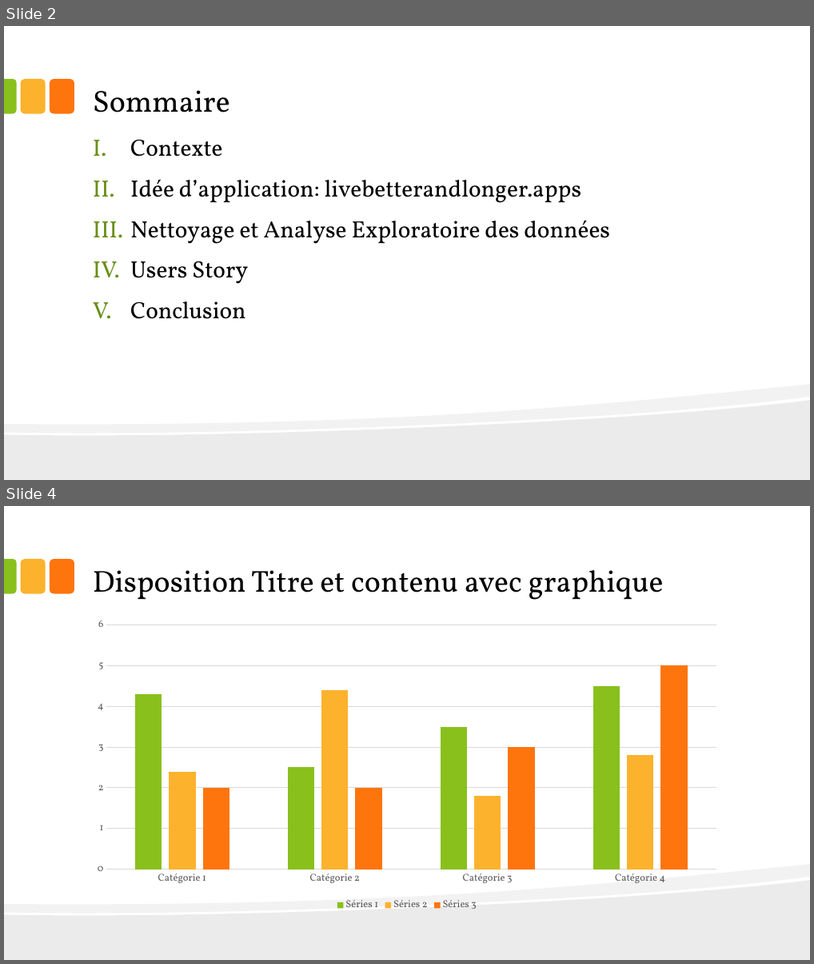
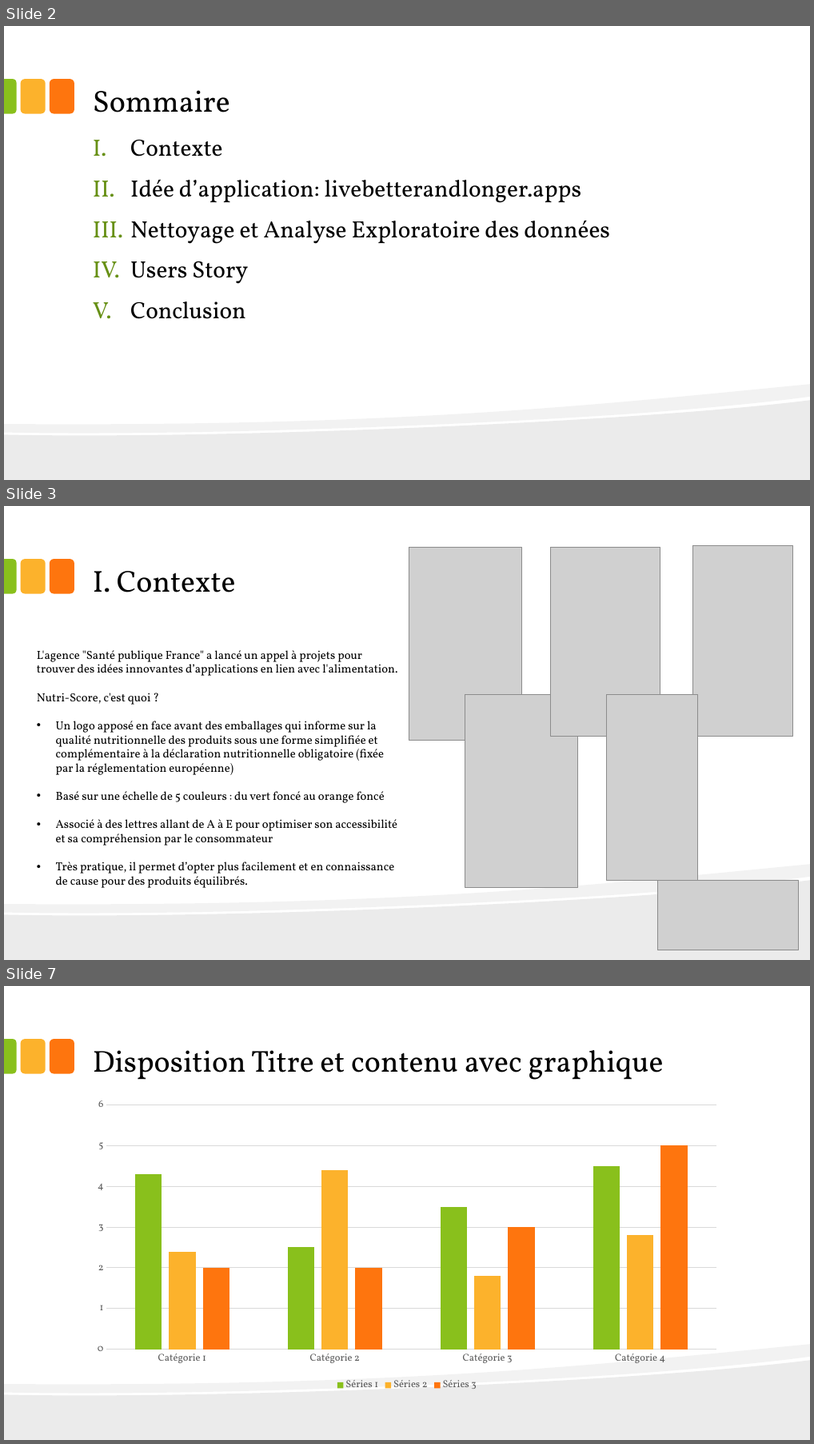
Before and after one commit to kevin-EK/Concevez-une-application-au-service-de-la-sant-publique, a slide deck: P3 Concevez une application au service de la santé publique.pptx. Shown one above the other, each under a label of ours: slides 2 and 4 before the commit, slides 2, 3 and 7 after it; the slides between them are not shown. The pictures are 814x964 and 814x1444 pixels, drawn with LibreOffice and Linux fonts; fonts in the diff are those of the drawing; grey boxes stand for pictures. Boxes give left, top, right and bottom in pixels: in the first picture for what was removed or moved away, otherwise in the second. Text is boxed around its words. In the diff, an @@ line names an element or a change of style, - is before the commit and + after.

```diff
--- a/P3 Concevez une application au service de la santé publique.pptx
+++ b/P3 Concevez une application au service de la santé publique.pptx
@@ slide 3 added at (x1=4, y1=506, x2=810, y2=960), background #FFFFFF; not listed: 5 template elements that a slide beside it also shows @@
@@ picture added at (x1=410, y1=548, x2=522, y2=740) @@
@@ picture added at (x1=551, y1=547, x2=660, y2=736) @@
@@ picture added at (x1=693, y1=546, x2=793, y2=736) @@
@@ title added at (x1=93, y1=571, x2=236, y2=592), 36 pt, text #000000 @@
+I. Contexte
@@ text added at (x1=37, y1=650, x2=398, y2=888), 14 pt, text #000000 @@
+L'agence "Santé publique France" a lancé un appel à projets pour trouver des idées innovantes d’applications en lien avec l'alimentation.
+Nutri-Score, c'est quoi ?
+• Un logo apposé en face avant des emballages qui informe sur la qualité nutritionnelle des produits sous une forme simplifiée et complémentaire à la déclaration nutritionnelle obligatoire (fixée par la réglementation européenne)
+• Basé sur une échelle de 5 couleurs : du vert foncé au orange foncé
+• Associé à des lettres allant de A à E pour optimiser son accessibilité et sa compréhension par le consommateur
+• Très pratique, il permet d’opter plus facilement et en connaissance de cause pour des produits équilibrés.
@@ picture added at (x1=466, y1=695, x2=578, y2=887) @@
@@ picture added at (x1=606, y1=695, x2=698, y2=880) @@
@@ picture added at (x1=658, y1=880, x2=799, y2=950) @@
@@ what was slide 4 is now slide 7 @@
```
Also in this commit, not shown: 1 slide changed, 3 other slides added, 2 slides removed, 1 other file.
